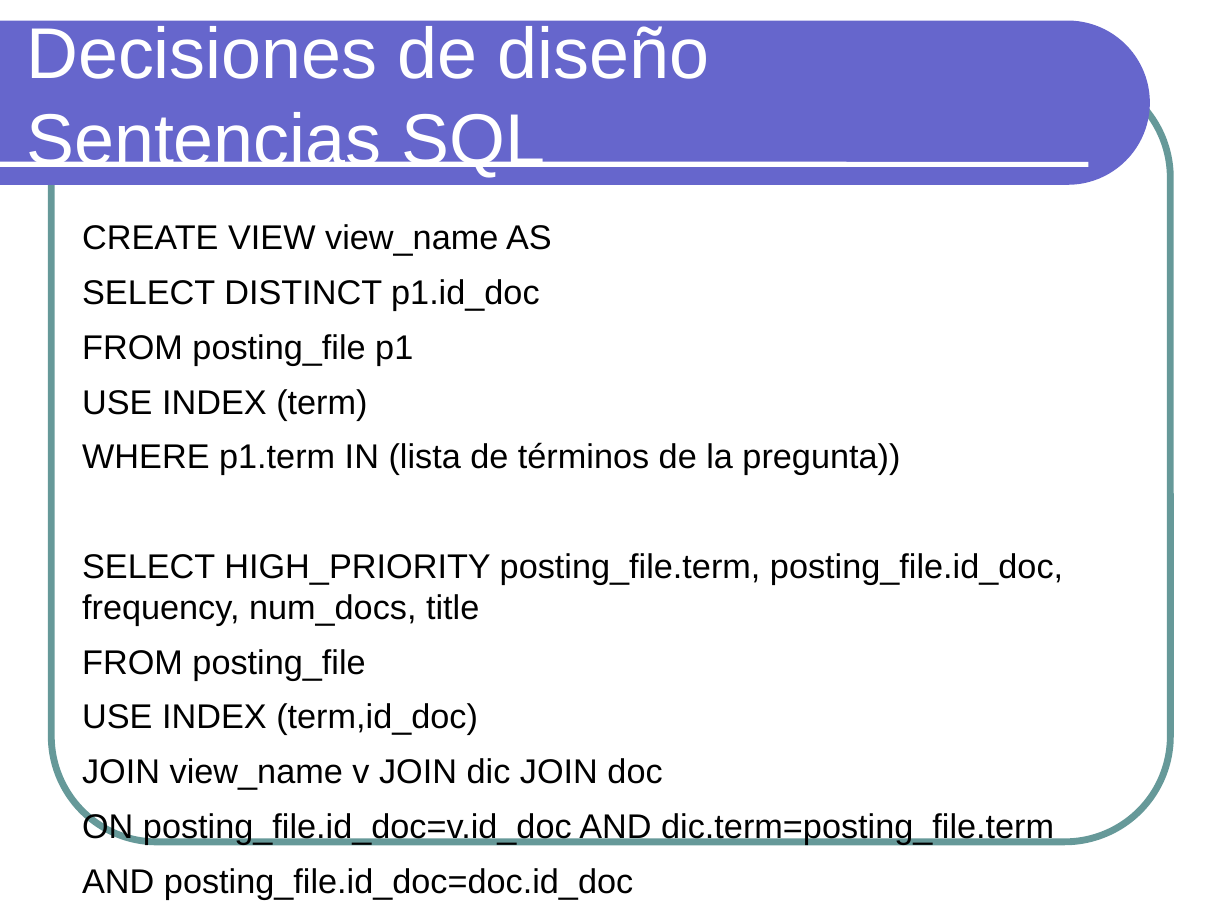
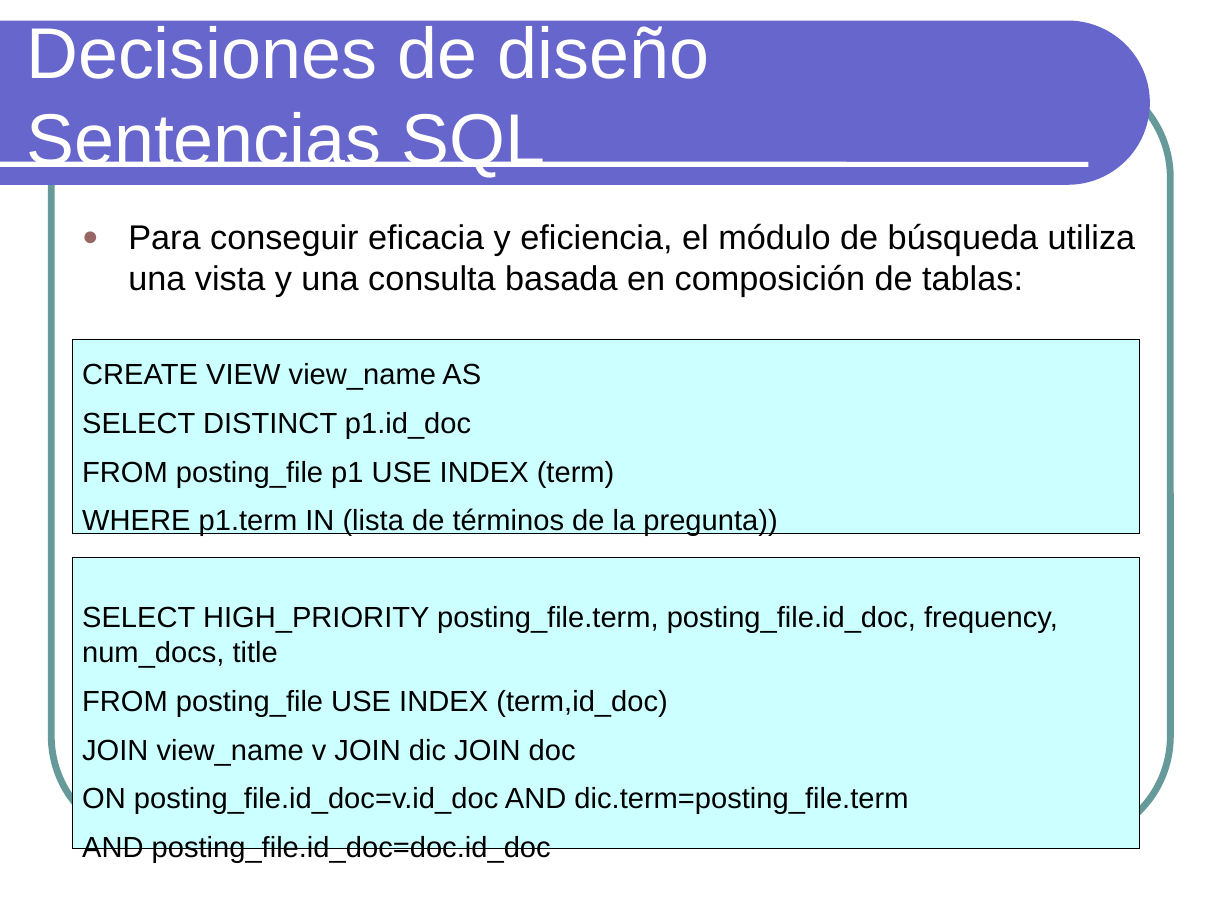
Before and after one commit to txedo/isi-practicas-5, a slide deck: slide 10 of ari/search-engine/doc/presentacion.odp. Drawn at 1232x924 pixels with LibreOffice and Linux fonts; fonts in the diff are those of the drawing. Boxes give left, top, right and bottom in pixels: in the first picture for what was removed or moved away, otherwise in the second. Text is boxed around its words. In the diff, an @@ line names an element or a change of style, - is before the commit and + after.

```diff
--- a/ari/search-engine/doc/presentacion.odp
+++ b/ari/search-engine/doc/presentacion.odp
@@ text at bbox=[128, 223, 1136, 297]: paragraph added @@
+● Para conseguir eficacia y eficiencia, el módulo de búsqueda utiliza una vista y una consulta basada en composición de tablas:
@@ rectangle added at bbox=[73, 340, 1140, 533], fill #CCFFFF, outline #000000 0 pt @@
@@ text at bbox=[82, 363, 1058, 813]: size 20 to 17 pt in "CREATE VIEW view_name AS", "SELECT DISTINCT p1.id_doc", "WHERE p1.term IN (lista de términos de ...", "SELECT HIGH_PRIORITY posting_file.term, posting_file.id_doc, ..." and 3 more places @@
@@ text at bbox=[82, 461, 615, 487]: text changed; size 20 to 17 pt @@
-FROM posting_file p1
-USE INDEX (term)
+FROM posting_file p1 USE INDEX (term)
@@ rectangle added at bbox=[73, 558, 1140, 849], fill #CCFFFF, outline #000000 0 pt @@
@@ text at bbox=[82, 690, 667, 716]: text changed; size 20 to 17 pt @@
-FROM posting_file
-USE INDEX (term,id_doc)
+FROM posting_file USE INDEX (term,id_doc)
```
Also in this commit, not shown: 17 other slides changed, 3 slides added, 1 slide removed, 4 other files.
